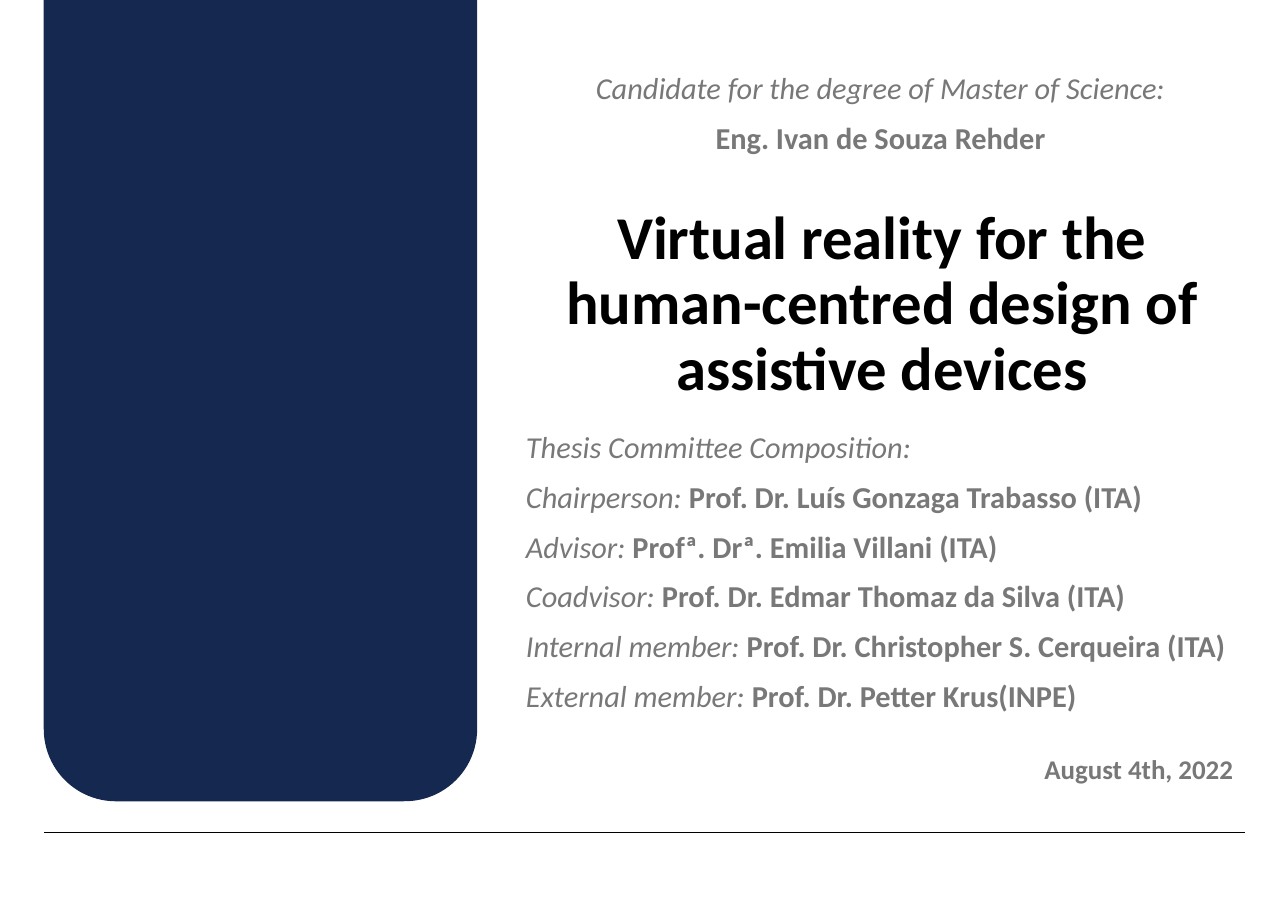
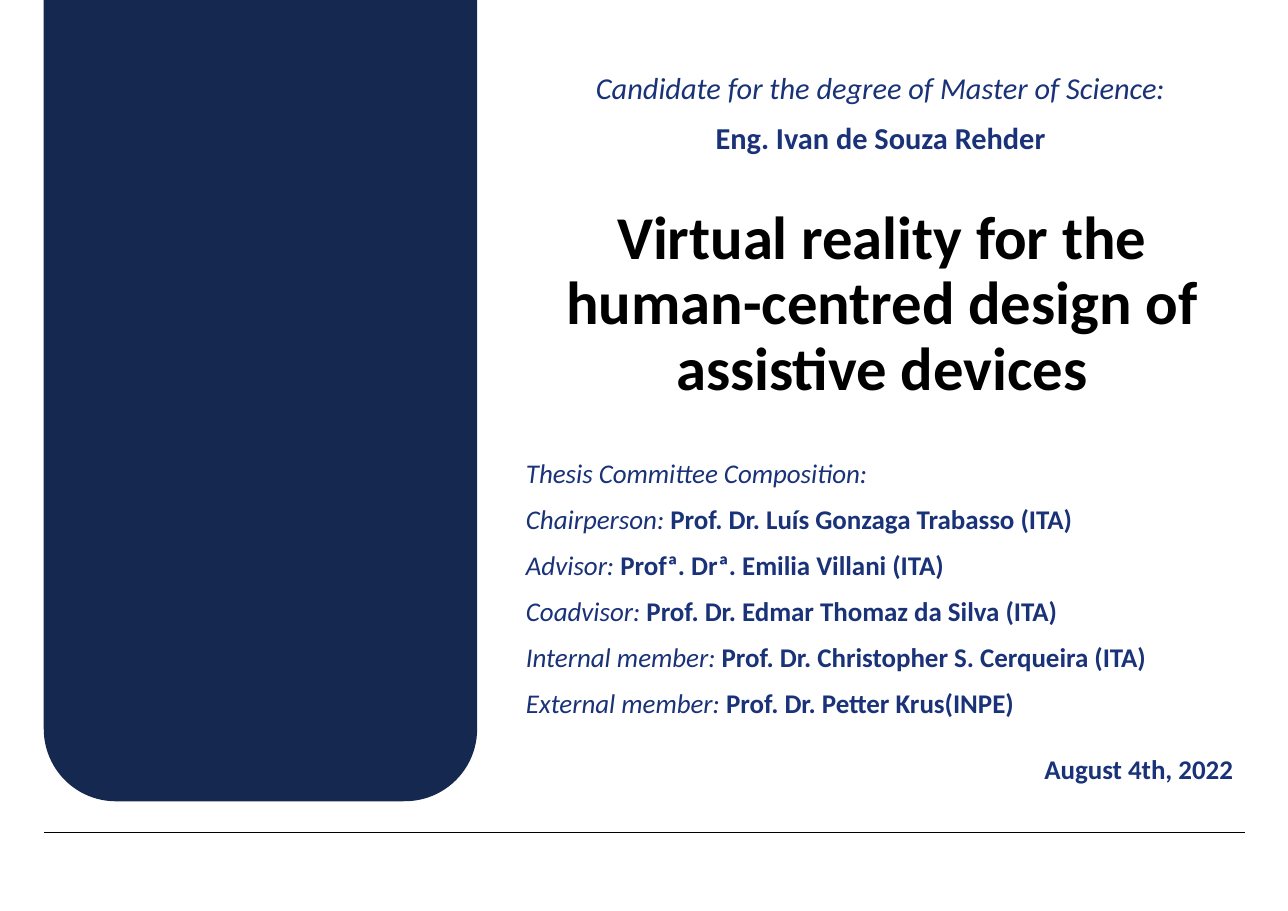
Before and after one commit to IvanRehder/Dissertacao, a slide deck: slide 1 of Apresentação/Apresentação.pptx. Drawn at 1288x911 pixels with LibreOffice and Linux fonts; fonts in the diff are those of the drawing; background and template pictures are left out. Boxes give left, top, right and bottom in pixels: in the first picture for what was removed or moved away, otherwise in the second. Text is boxed around its words. In the diff, an @@ line names an element or a change of style, - is before the commit and + after.

```diff
--- a/Apresentação/Apresentação.pptx
+++ b/Apresentação/Apresentação.pptx
@@ text "Candidate for the degree of ..." at [596, 78, 1164, 154]: text colour #787878 to #193278 @@
@@ text "Thesis Committee Composition:": place and size @@
-text "Thesis Committee Composition:" at [526, 437, 1225, 712]
+text "Thesis Committee Composition:" at [526, 464, 1145, 717]
@@ text "Thesis Committee Composition:" at [526, 464, 1145, 717]: size 18 to 16 pt, text colour #787878 to #193278 @@
@@ text "August 4th, 2022" at [1044, 760, 1233, 784]: text colour #787878 to #193278 @@
```
Also in this commit, not shown: 35 slides added, 1 slide removed, 28 other files.
